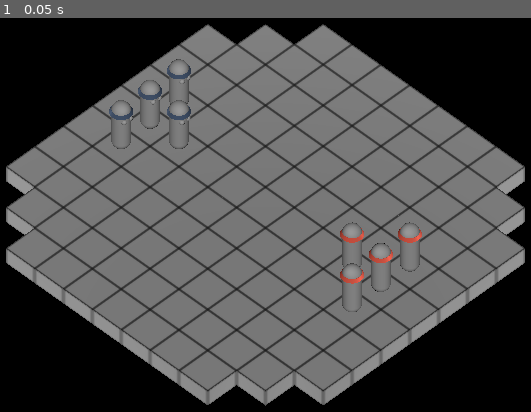
Above: before the commit, frame 1.
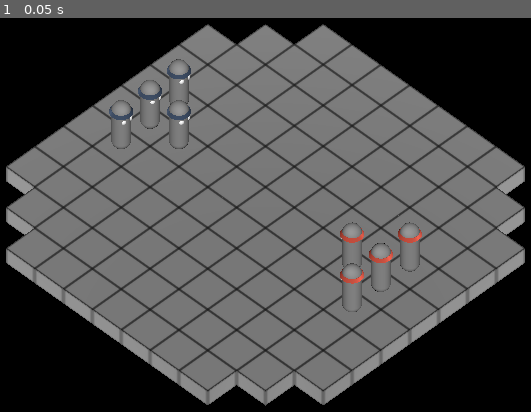
Above: after the commit, the same moment.

Repository: telmotrooper/meagre-tactics
Game: Godot game, scene res://main.tscn
Same seed, same stepped clock (60 frames per second), same inputs: the game is played once before the commit and once after it.
Inputs:
- Up to frame 1 (0.05 s): no input

The runs differ from the first frame. In frame 1, less than 0.1% of the frame differs, in the area x 22-76%, y 14-67%.

Commit message:
adjusting 'eyes' in piece

Diff:
--- a/piece/piece.tscn
+++ b/piece/piece.tscn
@@ -12,7 +12,10 @@
 radius = 0.25
 height = 1.5
 
+[sub_resource type="StandardMaterial3D" id="StandardMaterial3D_ji7b3"]
+
 [sub_resource type="SphereMesh" id="SphereMesh_g5081"]
+material = SubResource("StandardMaterial3D_ji7b3")
 radius = 0.075
 height = 0.15
 
@@ -37,11 +40,11 @@
 shape = SubResource("CapsuleShape3D_qi4j4")
 
 [node name="RightEye" type="MeshInstance3D" parent="."]
-transform = Transform3D(1, 0, 0, 0, 1, 0, 0, 0, 1, -0.1, 0.3, 0.2)
+transform = Transform3D(0.971, 0, 0, 0, 0.971, 0, 0, 0, 0.7, -0.1, 0.3, 0.2)
 mesh = SubResource("SphereMesh_g5081")
 
 [node name="LeftEye" type="MeshInstance3D" parent="."]
-transform = Transform3D(1, 0, 0, 0, 1, 0, 0, 0, 1, 0.1, 0.3, 0.2)
+transform = Transform3D(1.00108, 0, 0, 0, 1.00108, 0, 0, 0, 0.700759, 0.1, 0.3, 0.2)
 mesh = SubResource("SphereMesh_g5081")
 
 [node name="Headband" type="MeshInstance3D" parent="."]
Not shown: 1 places in piece/piece.tscn that only renumber resources
